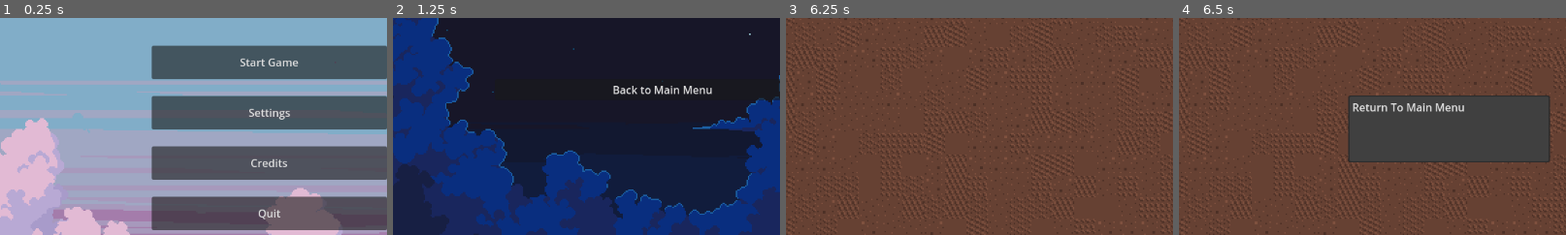
Above: before the commit, frames 1-4 (left to right).
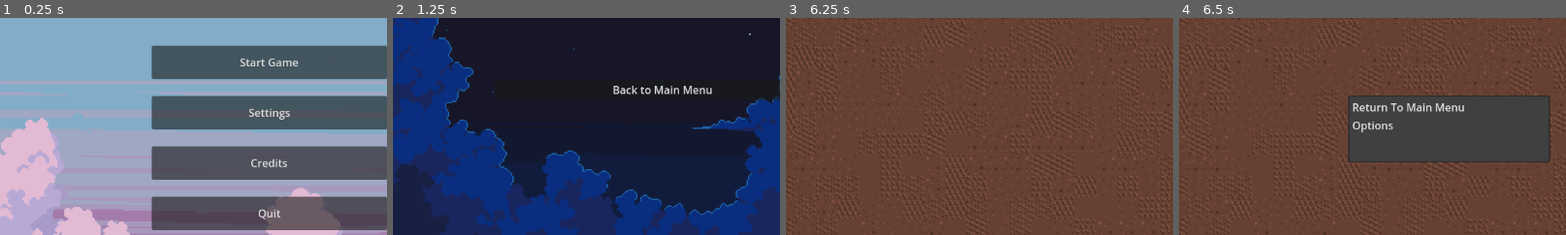
Above: after the commit, the same moments.

Repository: ratgaw/ZombieCafe
Game: Godot game, scene res://Scenes/Main Menu.tscn
The game is run twice, just before and just after one commit, with the same random seed, the same clock (stepped at 60 frames per second) and the same inputs.
Inputs:
- Up to frame 1 (0.25 s): no input
- Up to frame 2 (1.25 s): click "Settings" at 0.5 s
- Up to frame 3 (6.25 s): click "Back to Main Menu" at 1.25 s; click "Start Game" at 2 s; tap Enter at 2.75, 4.25, 5.75 s; tap Space at 3.5, 5 s
- Up to frame 4 (6.5 s): tap Escape (options_menu) at 6.4 s
The pictures show only the part of the screen within x 15-65%, y 24-74%; the shares and areas given below are measured in that part.

Frames 1-3 are identical in both runs. In frame 4, 0.2% of the frame differs, in the area x 44-56%, y 47-53%.

Commit message:
Removing free assets & Options Functionality
Removed the free character assets to prepare for our custom character assets. Added options to game popup menu with added funcationality for esc button press to return to previous screen.

Diff:
--- a/Main_Menu/Scenes/Main Menu.tscn
+++ b/Main_Menu/Scenes/Main Menu.tscn
@@ -4,7 +4,7 @@
 [ext_resource type="Texture2D" uid="uid://dxhlieti23i2s" path="res://Assets/Backgrounds/Clouds/Clouds 4/1.png" id="2_hv24x"]
 [ext_resource type="Texture2D" uid="uid://cfr76200gmp7s" path="res://Assets/Backgrounds/Clouds/Clouds 2/3.png" id="3_hcmdg"]
 [ext_resource type="Texture2D" uid="uid://dv5phhmtjp61l" path="res://Assets/Backgrounds/Clouds/Clouds 2/2.png" id="4_g3nih"]
-[ext_resource type="Script" uid="uid://c5h5pav0wxd64" path="res://Scripts/menu_options.gd" id="5_d3u7a"]
+[ext_resource type="Script" uid="uid://c5h5pav0wxd64" path="res://Scripts/main_menu_options.gd" id="5_d3u7a"]
 [ext_resource type="AudioStream" uid="uid://d05hs1v4fu13g" path="res://Assets/Audio/Main Menu Music.mp3" id="6_hcmdg"]
 
 [sub_resource type="StyleBoxTexture" id="StyleBoxTexture_pebhl"]
--- a/Main_Menu/Scenes/cafe_game.tscn
+++ b/Main_Menu/Scenes/cafe_game.tscn
@@ -2,7 +2,7 @@
 
 [ext_resource type="Script" uid="uid://8dns3g2eg8ct" path="res://Scripts/cafe_game_screen.gd" id="1_4hync"]
 [ext_resource type="TileSet" uid="uid://bbdk2kw5qsuvl" path="res://Assets/Tiles/cafe_tileset.tres" id="1_aygtp"]
-[ext_resource type="Script" uid="uid://bg45mnn3kevs7" path="res://Scripts/game_options_menu.gd" id="3_4wyqv"]
+[ext_resource type="Script" uid="uid://bg45mnn3kevs7" path="res://Scripts/cafe_popup_options.gd" id="3_4wyqv"]
 
 [node name="Cafe Game" type="Node2D"]
 script = ExtResource("1_4hync")
@@ -19,9 +19,11 @@
 initial_position = 1
 size = Vector2i(300, 100)
 min_size = Vector2i(300, 100)
-item_count = 1
+item_count = 2
 item_0/text = "Return To Main Menu"
 item_0/id = 0
+item_1/text = "Options"
+item_1/id = 1
 script = ExtResource("3_4wyqv")
 
 [connection signal="index_pressed" from="Game Options Menu" to="Game Options Menu" method="_on_index_pressed"]
--- a/Main_Menu/Globals.gd
+++ b/Main_Menu/Scripts/Globals.gd
@@ -3,3 +3,4 @@
 #declaring variables to be used over multiple scenes
 var master_bus = AudioServer.get_bus_index("Master")
 var music_volume = 0.5
+var last_scene = "res://Scenes/Main Menu.tscn"
--- a/Main_Menu/Scripts/cafe_game_screen.gd
+++ b/Main_Menu/Scripts/cafe_game_screen.gd
@@ -2,6 +2,7 @@
 
 @onready var game_options_menu: PopupMenu = $"Game Options Menu"
 
+#Activates popup options menu
 func _input(menu_popup: InputEvent) -> void:
 	if menu_popup.is_action_pressed("options_menu"):
 		game_options_menu.popup(Rect2i(0,0,300,100))
--- /dev/null
+++ b/Main_Menu/Scripts/cafe_popup_options.gd
@@ -0,0 +1,11 @@
+extends PopupMenu
+
+#Controls Game Options Menu options
+func _on_index_pressed(index: int) -> void:
+	if index == 0:
+		#Takes user back to main menu
+		get_tree().change_scene_to_file("res://Scenes/Main Menu.tscn")
+	if index == 1:
+		#Takes user to options menu
+		Globals.last_scene = get_tree().current_scene.scene_file_path
+		get_tree().change_scene_to_file("res://Scenes/Settings Menu.tscn")
--- a/Main_Menu/Scripts/game_options_menu.gd
+++ /dev/null
@@ -1,6 +0,0 @@
-extends PopupMenu
-
-#Controls Game Options Menu options
-func _on_index_pressed(index: int) -> void:
-	if index == 0:
-		get_tree().change_scene_to_file("res://Scenes/Main Menu.tscn")
--- a/Main_Menu/Scripts/main_menu.gd
+++ b/Main_Menu/Scripts/main_menu.gd
@@ -7,9 +7,6 @@
 func _ready() -> void:
 	AudioServer.set_bus_volume_linear(Globals.master_bus,Globals.music_volume)
 
-
-
-# Called every frame. 'delta' is the elapsed time since the previous frame.
 func _process(delta: float) -> void:
 	#function controlling clouds moving in background
 	$MovingClouds.position += Vector2(2,0)
--- a/Main_Menu/Scripts/menu_options.gd
+++ b/Main_Menu/Scripts/main_menu_options.gd
@@ -4,19 +4,17 @@
 func _ready() -> void:
 	AudioServer.set_bus_volume_linear(Globals.master_bus,Globals.music_volume)
 
-
-# Called every frame. 'delta' is the elapsed time since the previous frame.
 func _process(delta: float) -> void:
 	pass
 
-#Quits game on quit button press
+#Quits game
 func _on_quit_pressed() -> void:
 	get_tree().quit()
 
-#Switches to main game screen when start game button pressed
+#Switches to main game screen
 func _on_start_game_pressed() -> void:
 	get_tree().change_scene_to_file("res://Scenes/cafe_game.tscn")
 
-#Switches to settings menu on settings button press
+#Switches to settings menu
 func _on_settings_pressed() -> void:
 	get_tree().change_scene_to_file("res://Scenes/Settings Menu.tscn")
--- a/Main_Menu/Scripts/settings_menu_options.gd
+++ b/Main_Menu/Scripts/settings_menu_options.gd
@@ -13,6 +13,13 @@
 func _process(delta: float) -> void:
 	pass
 
+#Returns user to previous screen on esc press
+func _input(leave_menu: InputEvent) -> void:
+	if leave_menu.is_action_pressed("options_menu"):
+		get_tree().change_scene_to_file(Globals.last_scene)
+		Globals.last_scene = "res://Scenes/Settings Menu.tscn"
+
+
 #Controls volume
 func _on_volume_slider_value_changed(value: float) -> void:
 	volume_display.value = value
@@ -21,5 +28,7 @@
 	AudioServer.set_bus_volume_linear(Globals.master_bus, cvalue)
 	Globals.music_volume = cvalue
 
+#Returns to main menu
 func _on_back_to_main_pressed() -> void:
+	Globals.last_scene = get_tree().current_scene.scene_file_path
 	get_tree().change_scene_to_file("res://Scenes/Main Menu.tscn")
--- a/Main_Menu/project.godot
+++ b/Main_Menu/project.godot
@@ -17,7 +17,7 @@
 
 [autoload]
 
-Globals="*res://Globals.gd"
+Globals="*res://Scripts/Globals.gd"
 
 [dotnet]
 
Binary file removed: Main_Menu/Assets/Characters/Free Character Sprites - Fantasy Dreamland/16x16/Char_001.png
Not shown, removed: Main_Menu/Assets/Characters/Free Character Sprites - Fantasy Dreamland/16x16/Char_001.png.import
Binary file removed: Main_Menu/Assets/Characters/Free Character Sprites - Fantasy Dreamland/16x16/Char_001_Idle.png
Not shown, removed: Main_Menu/Assets/Characters/Free Character Sprites - Fantasy Dreamland/16x16/Char_001_Idle.png.import
Binary file removed: Main_Menu/Assets/Characters/Free Character Sprites - Fantasy Dreamland/16x16/Char_002.png
Not shown, removed: Main_Menu/Assets/Characters/Free Character Sprites - Fantasy Dreamland/16x16/Char_002.png.import
Binary file removed: Main_Menu/Assets/Characters/Free Character Sprites - Fantasy Dreamland/16x16/Char_002_Idle.png
Not shown, removed: Main_Menu/Assets/Characters/Free Character Sprites - Fantasy Dreamland/16x16/Char_002_Idle.png.import
Binary file removed: Main_Menu/Assets/Characters/Free Character Sprites - Fantasy Dreamland/16x16/Char_003.png
Not shown, removed: Main_Menu/Assets/Characters/Free Character Sprites - Fantasy Dreamland/16x16/Char_003.png.import
Binary file removed: Main_Menu/Assets/Characters/Free Character Sprites - Fantasy Dreamland/16x16/Char_003_Idle.png
Not shown, removed: Main_Menu/Assets/Characters/Free Character Sprites - Fantasy Dreamland/16x16/Char_003_Idle.png.import
(and 221 more such lines)
